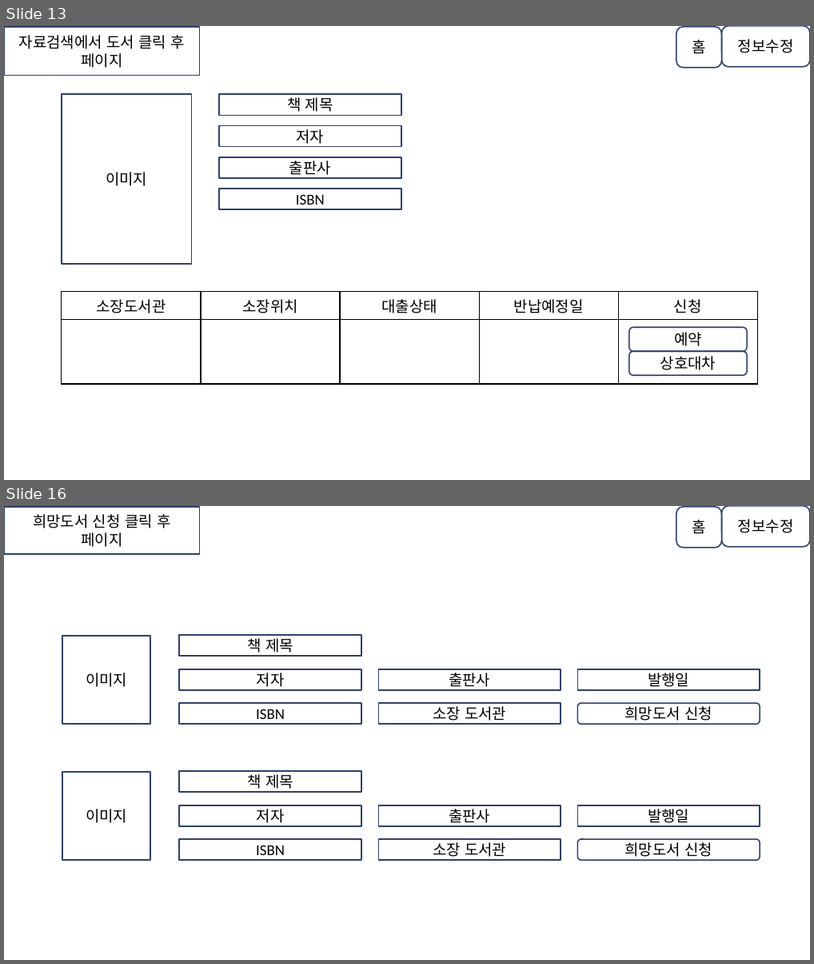
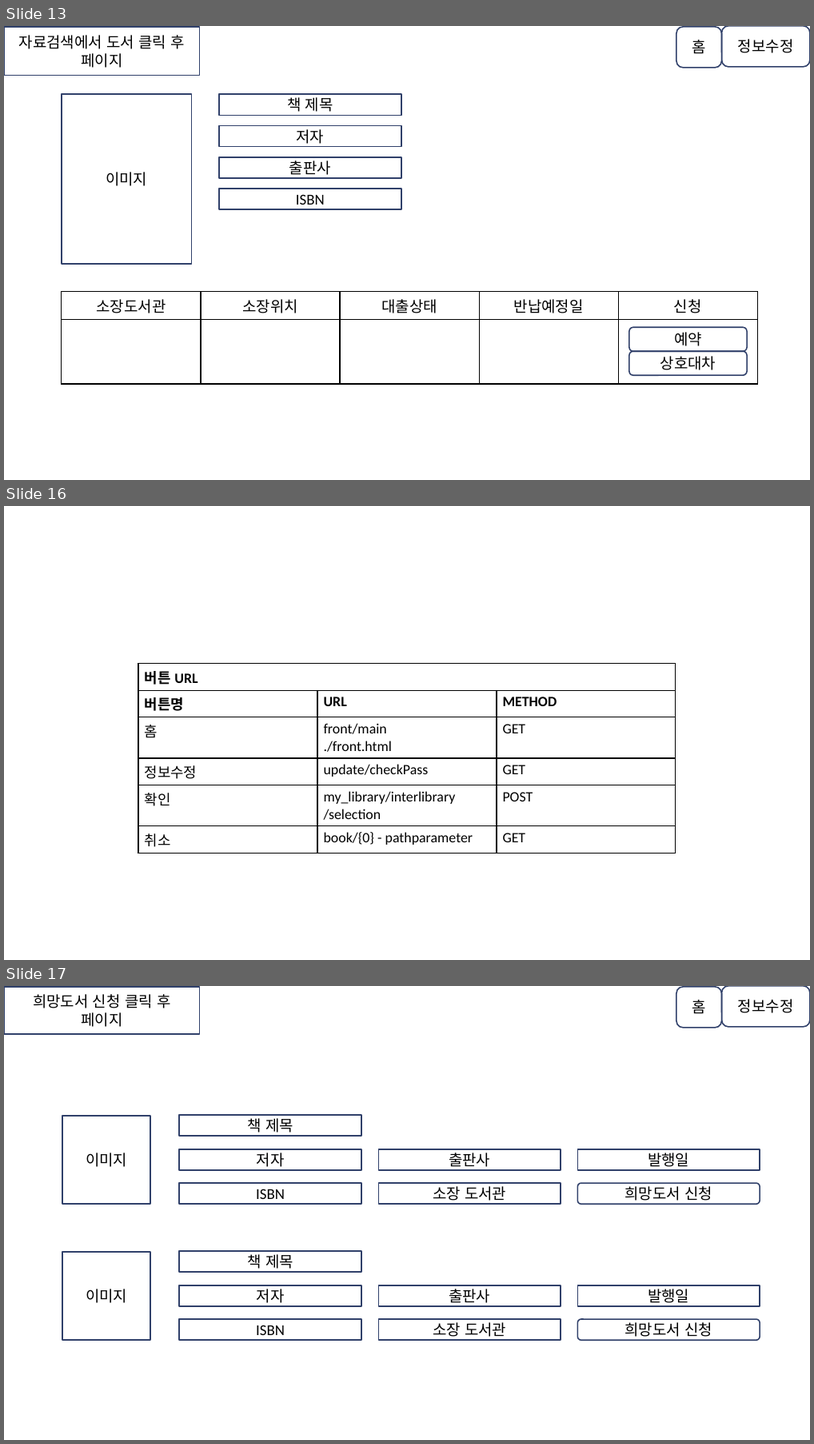
Before and after one commit to to-hworld/Library_Project, a slide deck: design/pageDesign.pptx. Shown one above the other, each under a label of ours: slides 13 and 16 before the commit, slides 13, 16 and 17 after it; the slides between them are not shown. The pictures are 814x964 and 814x1444 pixels, drawn with LibreOffice and Linux fonts; fonts in the diff are those of the drawing. Boxes give left, top, right and bottom in pixels: in the first picture for what was removed or moved away, otherwise in the second. Text is boxed around its words. In the diff, an @@ line names an element or a change of style, - is before the commit and + after.

```diff
--- a/design/pageDesign.pptx
+++ b/design/pageDesign.pptx
@@ slide 16 added at (4,506,810,960), background #FFFFFF @@
@@ table added at (138,664,675,850), 6 rows, 3 columns @@
+버튼 URL |  | 
+버튼명 | URL | METHOD
+홈 | front/main / ./front.html | GET
+정보수정 | update/checkPass | GET
+확인 | my_library/interlibrary / /selection | POST
+취소 | book/{0} - pathparameter | GET
@@ what was slide 16 is now slide 17 @@
```
Also in this commit, not shown: 23 slides changed, 6 other files.
